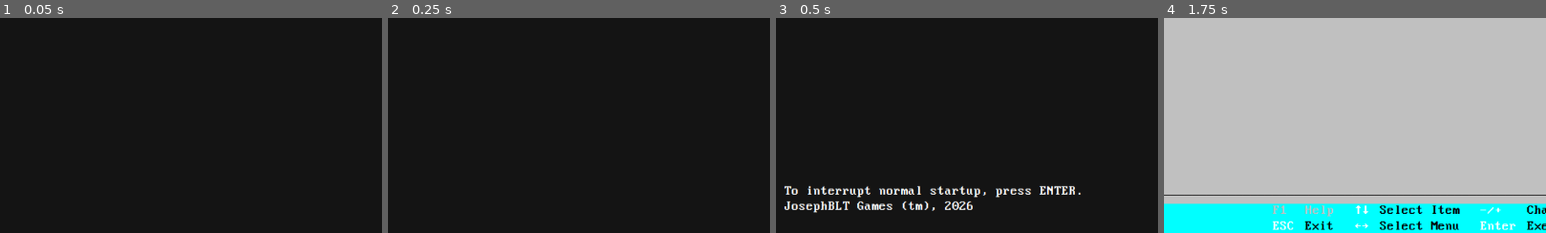
Above: before the commit, frames 1-4 (left to right).
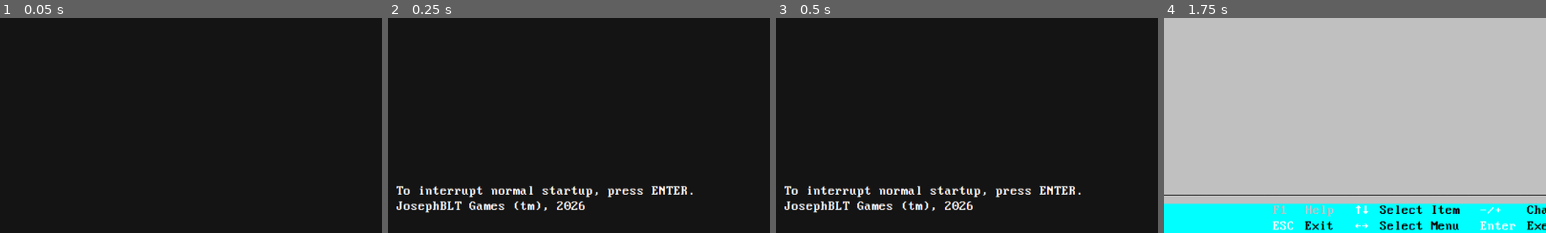
Above: after the commit, the same moments.

Repository: Josephblt/patch-notes
Game: Godot game, scene res://scenes/startup.tscn
Same seed, same stepped clock (60 frames per second), same inputs: the game is played once before the commit and once after it.
Inputs (mouse positions are % of the whole screen's width and height, from its top left):
- Up to frame 1 (0.05 s): no input
- Up to frame 2 (0.25 s): no input
- Up to frame 3 (0.5 s): no input
- Up to frame 4 (1.75 s): tap Enter (bios_accept) at 0.5 s; move the mouse to (72, 45) at 0.52 s; hold Right (bios_right) 0.53-1.28 s; hold Enter (bios_accept) 0.53-1.28 s; click (72, 45) at 0.67 s; move the mouse to (30, 55) at 1.27 s; hold Down (bios_down) from 1.28 s (still down); tap Space (bios_select) at 1.35 s; click (30, 55) at 1.42 s
The pictures show only the part of the screen within x 2-52%, y 50-100%; the shares and areas given below are measured in that part.

Frame 1 is identical in both runs. In frame 2, 2.8% of the frame differs, in the area x 2-80%, y 77-91%; in frame 3, nothing differs; in frame 4, nothing differs.

Commit message:
Revert "Fix web startup audio unlock"
This reverts commit 68142b813146ee793082772774fc64feccceb7a7.

Diff:
--- a/src/scenes/startup.tscn
+++ b/src/scenes/startup.tscn
@@ -127,7 +127,6 @@
 texture = ExtResource("1_tpfpu")
 
 [node name="InterruptMessage" type="Label" parent="MarginContainer/VBoxContainer" unique_id=1481436722]
-unique_name_in_owner = true
 layout_mode = 2
 size_flags_vertical = 10
 theme_override_fonts/font = ExtResource("3_j40w7")
@@ -139,8 +138,9 @@
 unique_name_in_owner = true
 deterministic = true
 libraries/ = SubResource("AnimationLibrary_ybs1l")
+autoplay = &"startup_sequence"
 
 [node name="AudioStreamPlayer" type="AudioStreamPlayer" parent="." unique_id=572265736]
-unique_name_in_owner = true
 stream = ExtResource("3_ybs1l")
+autoplay = true
 bus = &"SFX"
--- a/src/scripts/scenes/startup.gd
+++ b/src/scripts/scenes/startup.gd
@@ -4,58 +4,17 @@
 
 const BIOS_SCENE: String = "uid://cs0ndb8p2joey"
 const LOGIN_SCENE: String = "uid://bfpufq7f4feqv"
-const STARTUP_MESSAGE: String = "To interrupt normal startup, press ENTER.\nJosephBLT Games (tm), 2026"
-const WEB_BOOT_MESSAGE: String = "Press ENTER or tap to boot.\nJosephBLT Games (tm), 2026"
 
 @onready var _animation_player: AnimationPlayer = %AnimationPlayer
-@onready var _audio_stream_player: AudioStreamPlayer = %AudioStreamPlayer
-@onready var _interrupt_message: Label = %InterruptMessage
 
 var _bios_enabled: bool = false
-var _boot_started: bool = false
-
-
-func _ready() -> void:
-	if OS.has_feature("web"):
-		_interrupt_message.text = WEB_BOOT_MESSAGE
-		return
-
-	_start_boot()
 
 
 func _input(event: InputEvent) -> void:
-	if not _boot_started:
-		if _is_boot_event(event):
-			_start_boot()
-			get_viewport().set_input_as_handled()
-		return
-
 	if _bios_enabled and event.is_action_pressed("ui_accept"):
 		_animation_player.stop()
 		await get_tree().create_timer(1.0).timeout
 		change_to_bios()
-
-
-func _is_boot_event(event: InputEvent) -> bool:
-	if event.is_action_pressed("ui_accept"):
-		return true
-
-	if event is InputEventMouseButton:
-		var mouse_event := event as InputEventMouseButton
-		return mouse_event.pressed
-
-	if event is InputEventScreenTouch:
-		var touch_event := event as InputEventScreenTouch
-		return touch_event.pressed
-
-	return false
-
-
-func _start_boot() -> void:
-	_boot_started = true
-	_interrupt_message.text = STARTUP_MESSAGE
-	_audio_stream_player.play()
-	_animation_player.play("startup_sequence")
 
 
 func change_to_bios() -> void:
